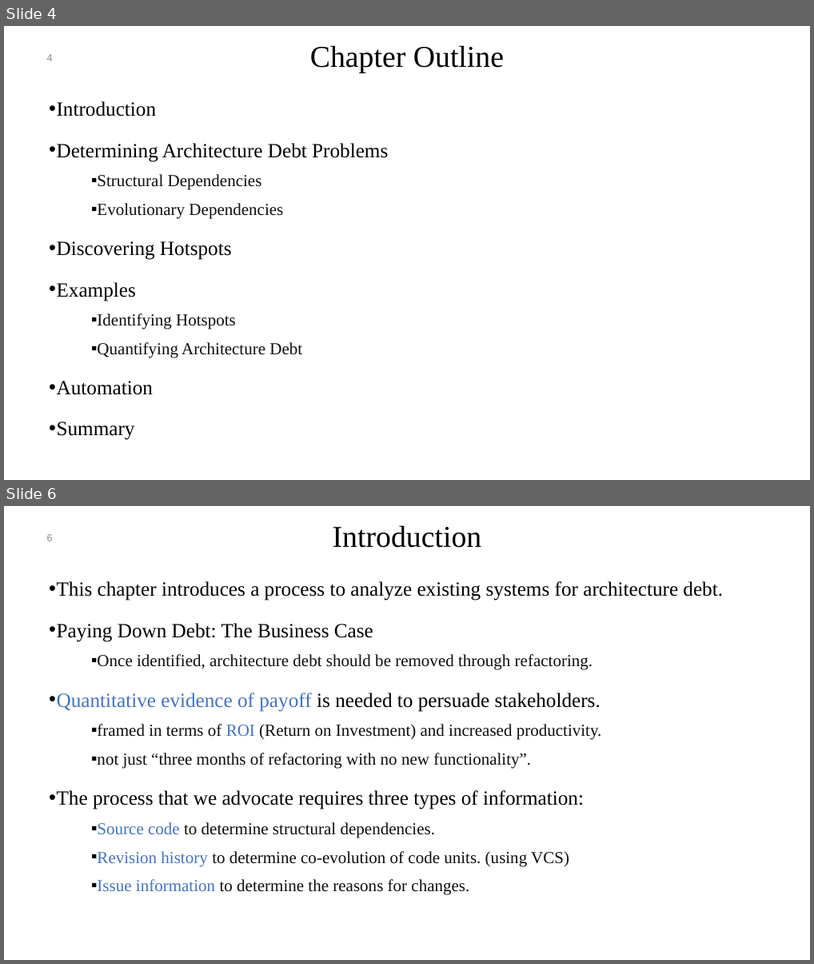
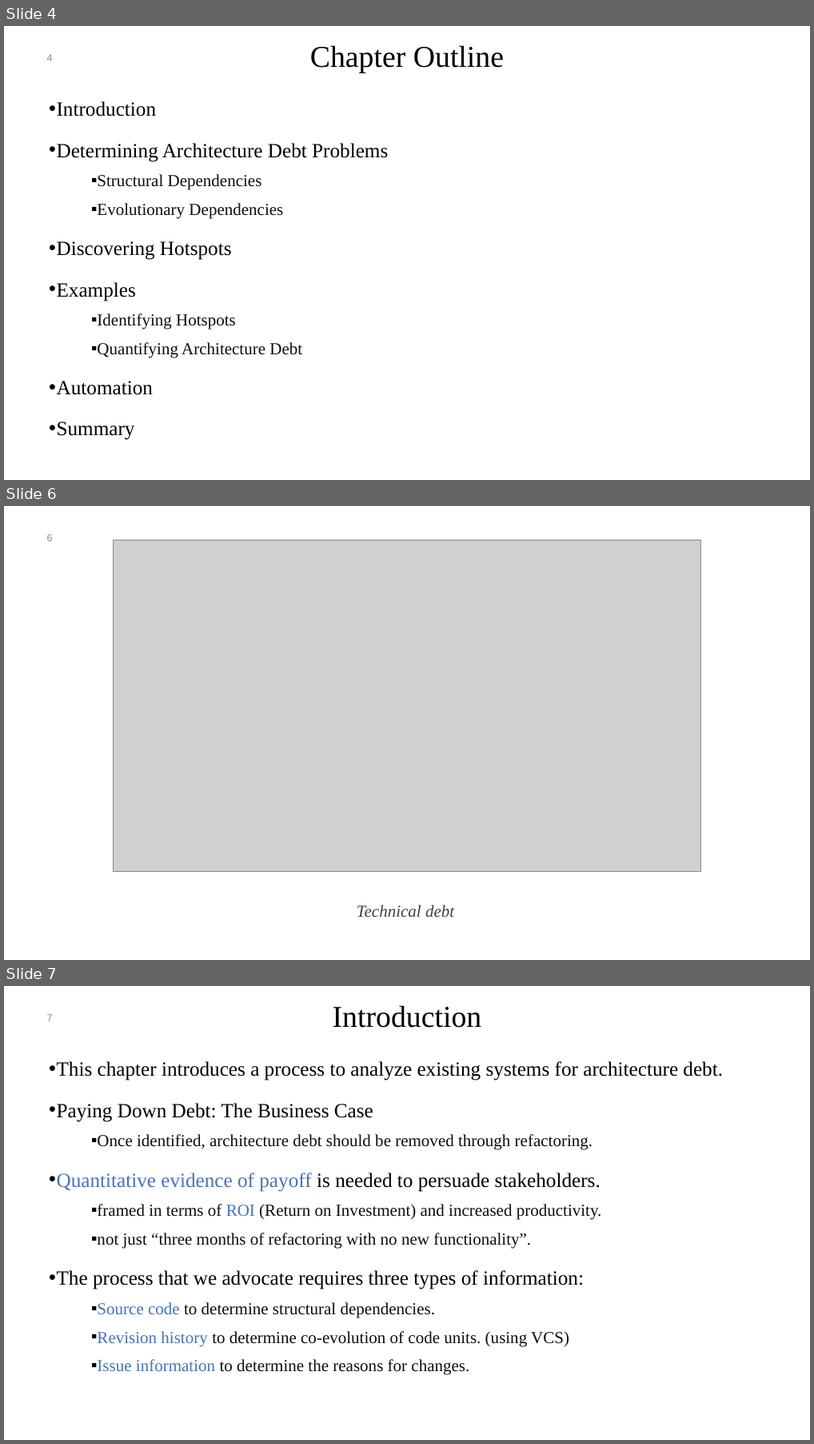
Before and after one commit to mohamad-khorsandi/slides-of-software-architecture-in-practice-4th-ed, a slide deck: chapter 23.pptx. Shown one above the other, each under a label of ours: slides 4 and 6 before the commit, slides 4, 6 and 7 after it; the slides between them are not shown. The pictures are 814x964 and 814x1444 pixels, drawn with LibreOffice and Linux fonts; fonts in the diff are those of the drawing; grey boxes stand for pictures; background and template pictures are left out. Boxes give left, top, right and bottom in pixels: in the first picture for what was removed or moved away, otherwise in the second. Text is boxed around its words. In the diff, an @@ line names an element or a change of style, - is before the commit and + after.

```diff
--- a/chapter 23.pptx
+++ b/chapter 23.pptx
@@ slide 6 added at bbox=[4, 506, 810, 960], background #FFFFFF @@
@@ page number added at bbox=[47, 534, 53, 541], 12 pt, text #8C8C8C @@
+6
@@ picture added at bbox=[114, 540, 702, 872] @@
@@ text added at bbox=[357, 904, 454, 916], 20 pt, text #404040, italic @@
+Technical debt
@@ what was slide 6 is now slide 7 @@
@@ page number at bbox=[47, 1014, 53, 1021]: text changed @@
-6
+7
```
Also in this commit, not shown: 1 slide changed, 10 other files.
